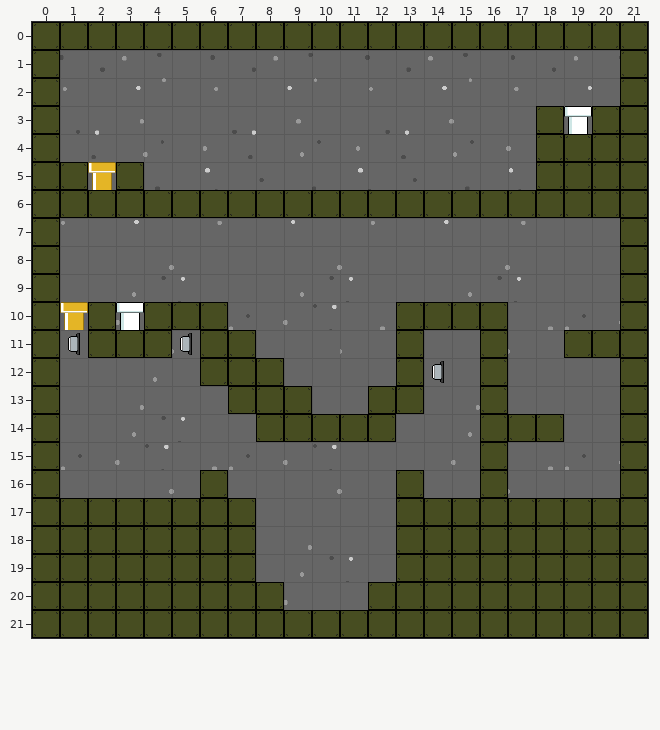
Two versions of a level (Tiled map, Content/Level1.tmx). The picture above was drawn from the file before the commit.
Cells are 32x32 px. Shown: x 0..21, y 0..21.
Now the later version:
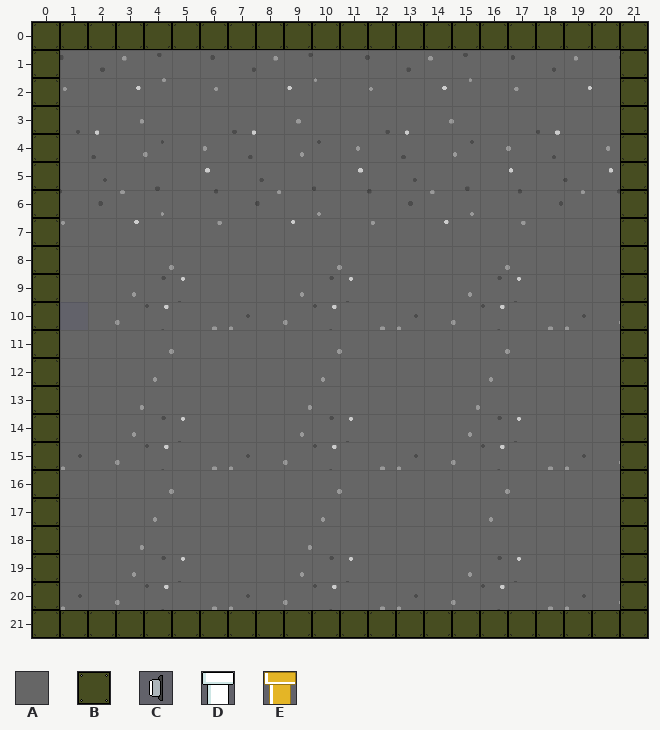
Key: from "background": A 0; from "brick": B 0; from "button": C 0; from "pipe": D 0, E 8.
_ is an empty cell.
Difference:
{"where": "layer \"Background\""}
{"y":10,"x":1,"old":"E","new":"_"}
{"where": "layer \"Foreground\" (removed)"}
{"y":3,"x":18,"old":"BDB","new":"___"}
{"y":4,"x":18,"old":"BBB","new":"___"}
{"y":5,"x":1,"old":"BEB","new":"___"}
{"y":5,"x":18,"old":"BBB","new":"___"}
{"y":6,"x":1,"old":"BBBBBBBBBBBBBBBBBBBB","new":"____________________"}
{"y":10,"x":1,"old":"EBDBBB","new":"______"}
{"y":10,"x":13,"old":"BBBB","new":"____"}
{"y":11,"x":1,"old":"CBBBCBB","new":"_______"}
{"y":11,"x":10,"old":"A","new":"_"}
{"y":11,"x":13,"old":"B","new":"_"}
{"y":11,"x":16,"old":"B","new":"_"}
{"y":11,"x":19,"old":"BB","new":"__"}
{"y":12,"x":6,"old":"BBB","new":"___"}
{"y":12,"x":10,"old":"A","new":"_"}
{"y":12,"x":13,"old":"BC","new":"__"}
{"y":12,"x":16,"old":"B","new":"_"}
{"y":13,"x":7,"old":"BBB","new":"___"}
{"y":13,"x":12,"old":"BB","new":"__"}
{"y":13,"x":16,"old":"B","new":"_"}
{"y":14,"x":8,"old":"BBBBB","new":"_____"}
{"y":14,"x":16,"old":"BBB","new":"___"}
{"y":15,"x":12,"old":"AA","new":"__"}
{"y":15,"x":16,"old":"B","new":"_"}
{"y":16,"x":6,"old":"B","new":"_"}
{"y":16,"x":13,"old":"B","new":"_"}
{"y":16,"x":16,"old":"B","new":"_"}
{"y":17,"x":1,"old":"BBBBBBB","new":"_______"}
{"y":17,"x":10,"old":"A","new":"_"}
{"y":17,"x":13,"old":"BBBBBBBB","new":"________"}
{"y":18,"x":1,"old":"BBBBBBB","new":"_______"}
{"y":18,"x":13,"old":"BBBBBBBB","new":"________"}
{"y":19,"x":1,"old":"BBBBBBB","new":"_______"}
{"y":19,"x":13,"old":"BBBBBBBB","new":"________"}
{"y":20,"x":1,"old":"BBBBBBBB","new":"________"}
{"y":20,"x":10,"old":"A","new":"_"}
{"y":20,"x":12,"old":"BBBBBBBBB","new":"_________"}
